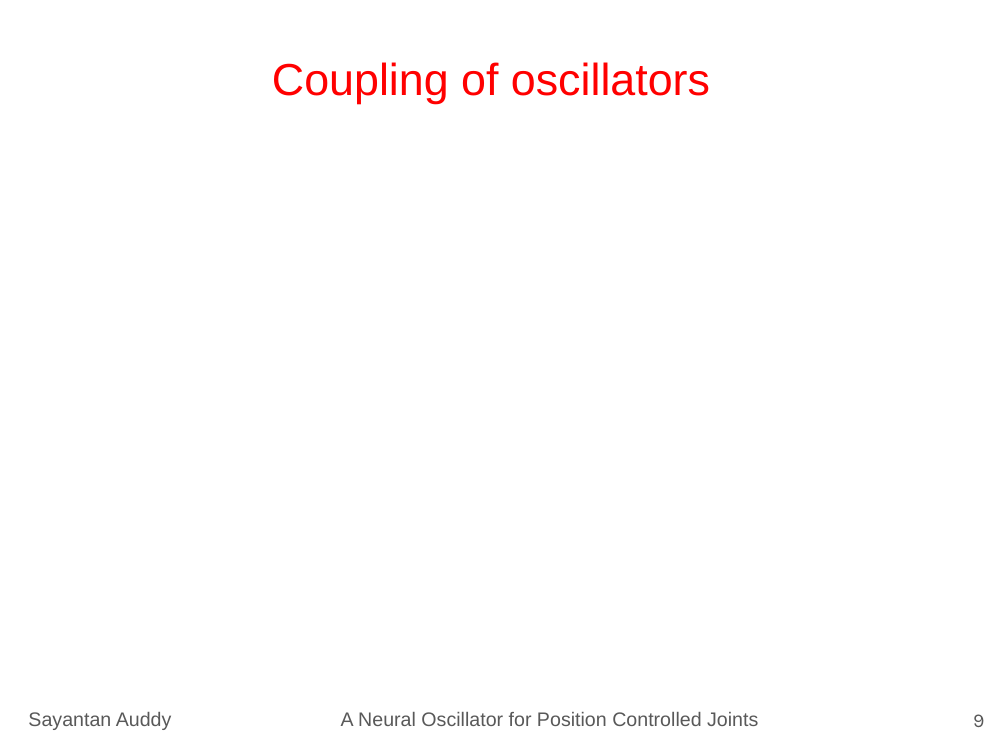
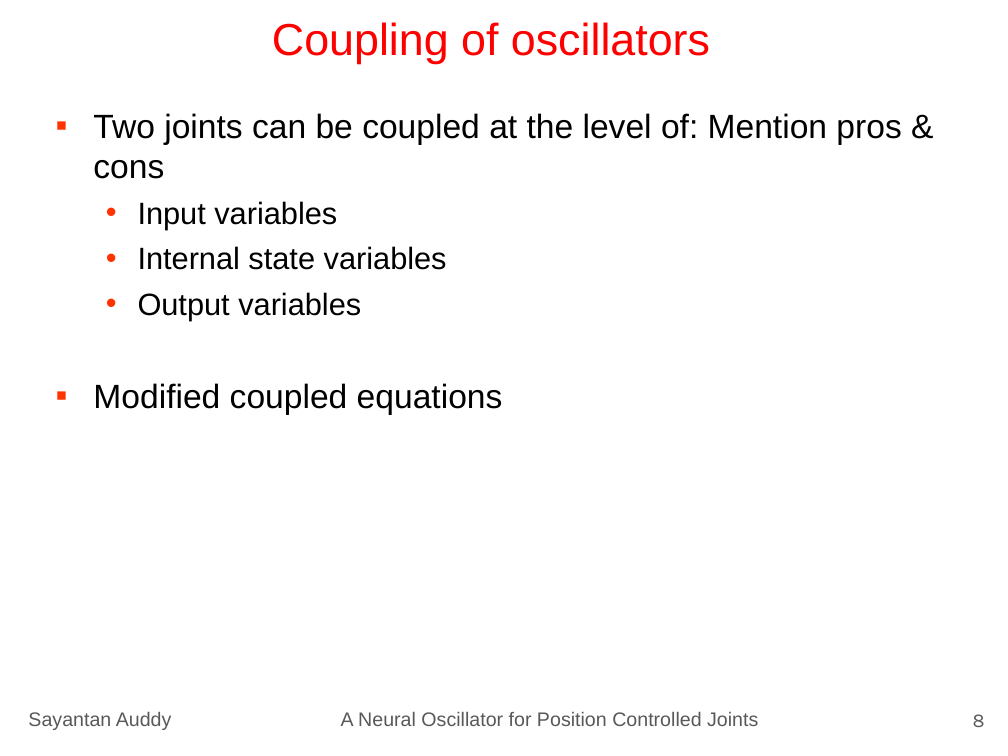
Before and after one commit to sayantanauddy/matsuoka_joint_control, a slide deck: slide 8 of presentation/Sayantan_Auddy_IS_Presentation.pptx (slide 9 before the commit). Drawn at 1008x756 pixels with LibreOffice and Linux fonts; fonts in the diff are those of the drawing. Boxes give left, top, right and bottom in pixels: in the first picture for what was removed or moved away, otherwise in the second. Text is boxed around its words. In the diff, an @@ line names an element or a change of style, - is before the commit and + after.

```diff
--- a/presentation/Sayantan_Auddy_IS_Presentation.pptx
+++ b/presentation/Sayantan_Auddy_IS_Presentation.pptx
@@ title "Coupling of oscillators": place and size @@
-title "Coupling of oscillators" at (272,62,710,104)
+title "Coupling of oscillators" at (272,22,710,64)
@@ title "Coupling of oscillators" at (272,22,710,64): vertical alignment bottom to top @@
@@ text added at (93,113,901,415), 24 pt, text #000000 @@
+▪ Two joints can be coupled at the level of: Mention pros & cons
+  • Input variables
+  • Internal state variables
+  • Output variables
+▪ Modified coupled equations
```
Also in this commit, not shown: 12 other slides changed, 3 slides removed.
